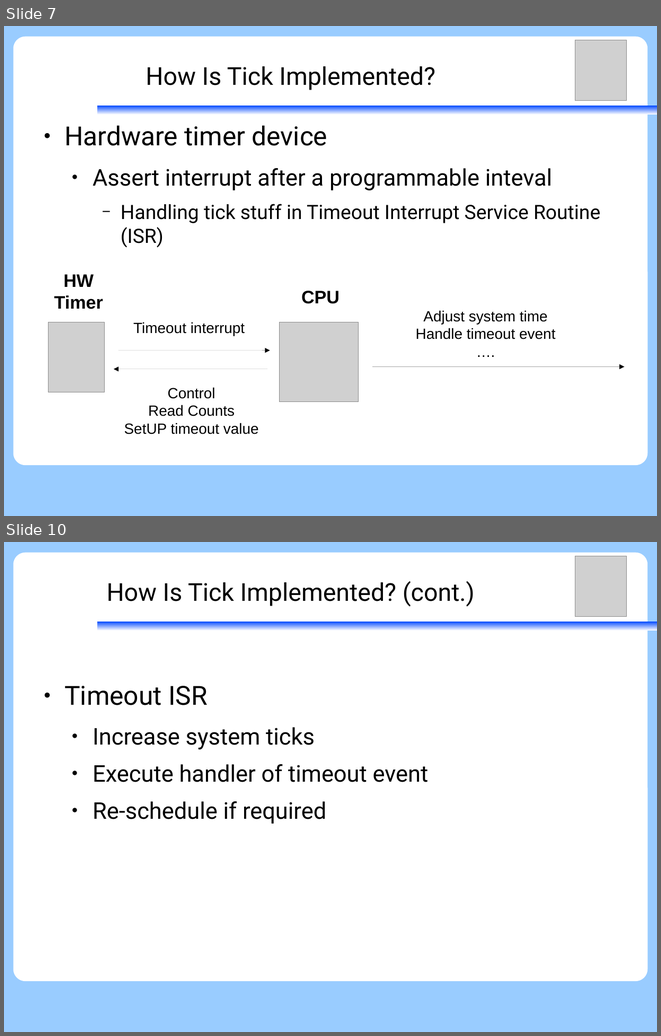
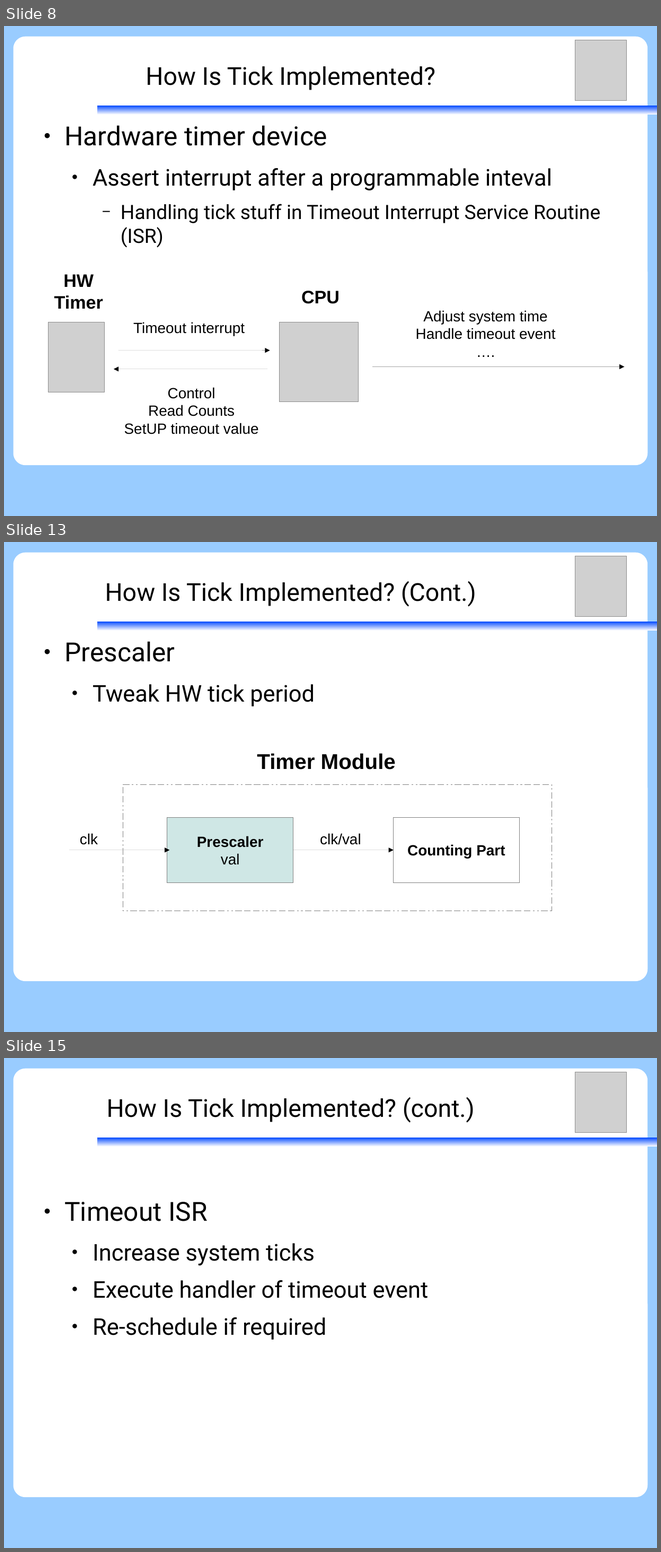
Before and after one commit to vh21/documents, a slide deck: ukernel/f9-microkernel-ktimer.odp. Shown one above the other, each under a label of ours: slides 7 and 10 before the commit, slides 8, 13 and 15 after it; the slides between them are not shown. The pictures are 661x1036 and 661x1552 pixels, drawn with LibreOffice and Linux fonts; fonts in the diff are those of the drawing; grey boxes stand for pictures. Boxes give left, top, right and bottom in pixels: in the first picture for what was removed or moved away, otherwise in the second. Text is boxed around its words. In the diff, an @@ line names an element or a change of style, - is before the commit and + after.

```diff
--- a/ukernel/f9-microkernel-ktimer.odp
+++ b/ukernel/f9-microkernel-ktimer.odp
@@ slide 13 added at bbox=[4, 542, 657, 1032], background #99CCFF; not listed: 3 template elements that a slide beside it also shows @@
@@ picture added at bbox=[576, 556, 627, 617] @@
@@ title added at bbox=[105, 581, 476, 607], 30 pt, text #000000 @@
+How Is Tick Implemented? (Cont.)
@@ text added at bbox=[64, 641, 315, 706], 28 pt, text #000000 @@
+● Prescaler
+  ● Tweak HW tick period
@@ group added at bbox=[69, 753, 552, 910]: 3 rectangles, 3 texts, 2 arrows @@
+Counting Part
+Prescaler
+val
+clk
+clk/val
+Timer Module
@@ what was slide 7 is now slide 8 @@
@@ what was slide 10 is now slide 15 @@
```
Also in this commit, not shown: 3 slides changed, 4 other slides added, 1 slide removed.
